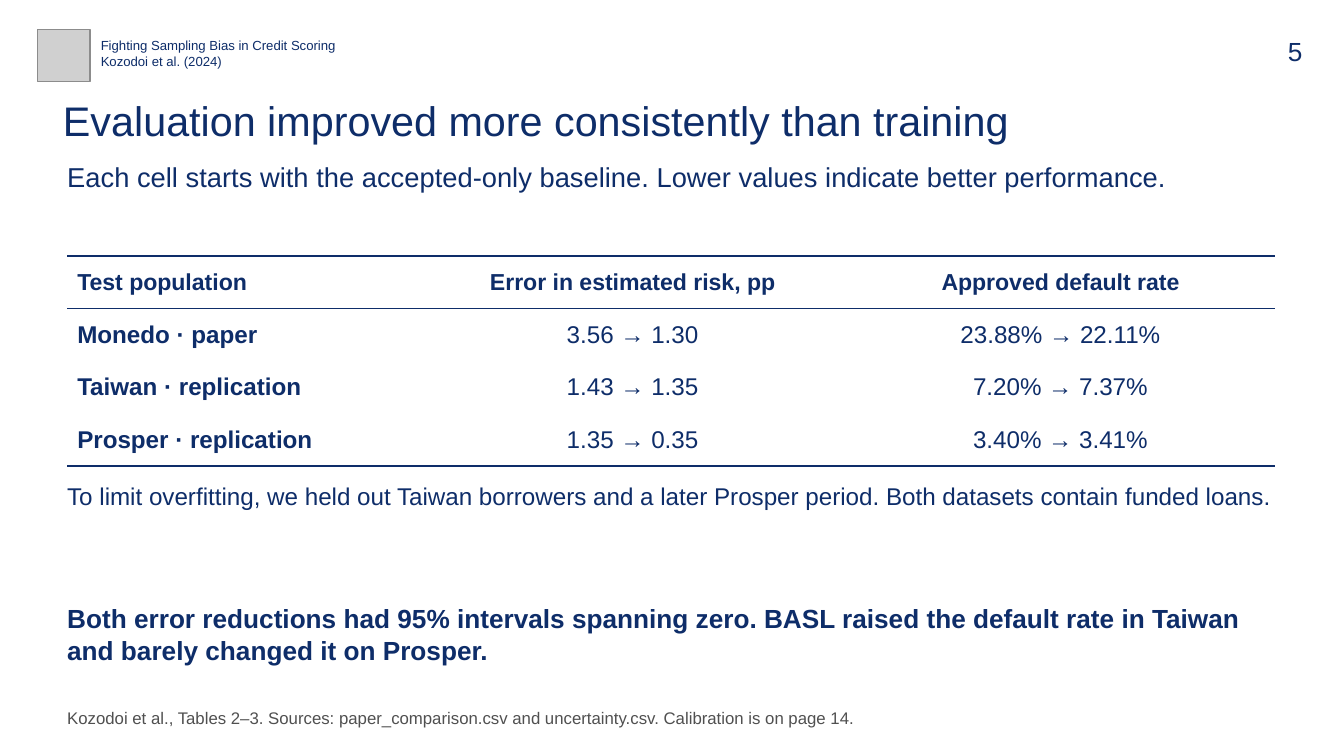
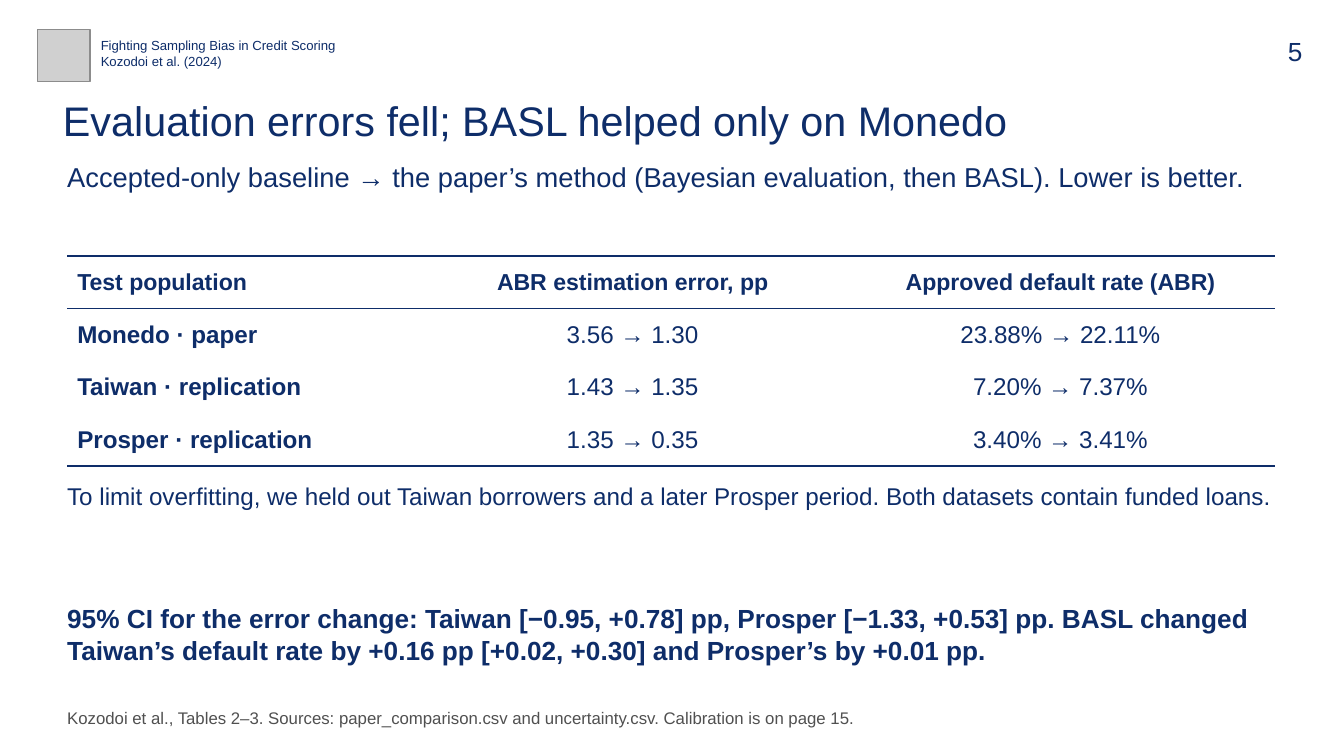
Before and after one commit to bigpurota/paper11, a slide deck: slide 5 of slides/paper11.pptx. Drawn at 1344x756 pixels with LibreOffice and Linux fonts; fonts in the diff are those of the drawing; grey boxes stand for pictures. Boxes give left, top, right and bottom in pixels: in the first picture for what was removed or moved away, otherwise in the second. Text is boxed around its words. In the diff, an @@ line names an element or a change of style, - is before the commit and + after.

```diff
--- a/slides/paper11.pptx
+++ b/slides/paper11.pptx
@@ text at [63,106,1007,144]: text changed @@
-Evaluation improved more consistently than training
+Evaluation errors fell; BASL helped only on Monedo
@@ text at [67,167,1244,192]: text changed @@
-Each cell starts with the accepted-only baseline. Lower values indicate better performance.
+Accepted-only baseline → the paper’s method (Bayesian evaluation, then BASL). Lower is better.
@@ table at [68,256,1275,466] @@
-row 1, column 2: Error in estimated risk, pp
+row 1, column 2: ABR estimation error, pp
-row 1, column 3: Approved default rate
+row 1, column 3: Approved default rate (ABR)
@@ text at [67,609,1248,666]: text changed @@
-Both error reductions had 95% intervals spanning zero. BASL raised the default rate in Taiwan and barely changed it on Prosper.
+95% CI for the error change: Taiwan [−0.95, +0.78] pp, Prosper [−1.33, +0.53] pp. BASL changed Taiwan’s default rate by +0.16 pp [+0.02, +0.30] and Prosper’s by +0.01 pp.
@@ text at [67,712,853,728]: text changed @@
-Kozodoi et al., Tables 2–3. Sources: paper_comparison.csv and uncertainty.csv. Calibration is on page 14.
+Kozodoi et al., Tables 2–3. Sources: paper_comparison.csv and uncertainty.csv. Calibration is on page 15.
```
Also in this commit, not shown: 23 other slides changed, 1 slide added, 13 other files.
